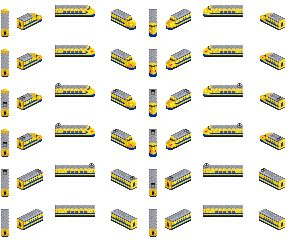
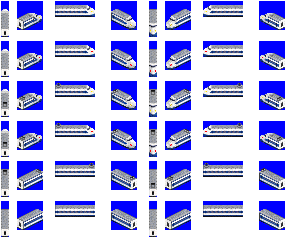
Before/after of a w=296, h=240 layered artwork. What changed in the layer stack:
hid "Lights 10 922" over [39, 11, 263, 152]
added layer "2cc 10" in group "10" over [23, 11, 279, 230]
showed "Lights 10" over [39, 11, 263, 152]
hid "922 Series 10" over [1, 5, 285, 237]
painted on "0 Series 10" over [111, 13, 263, 219]
added layer "Blue" over [1, 1, 285, 237]
